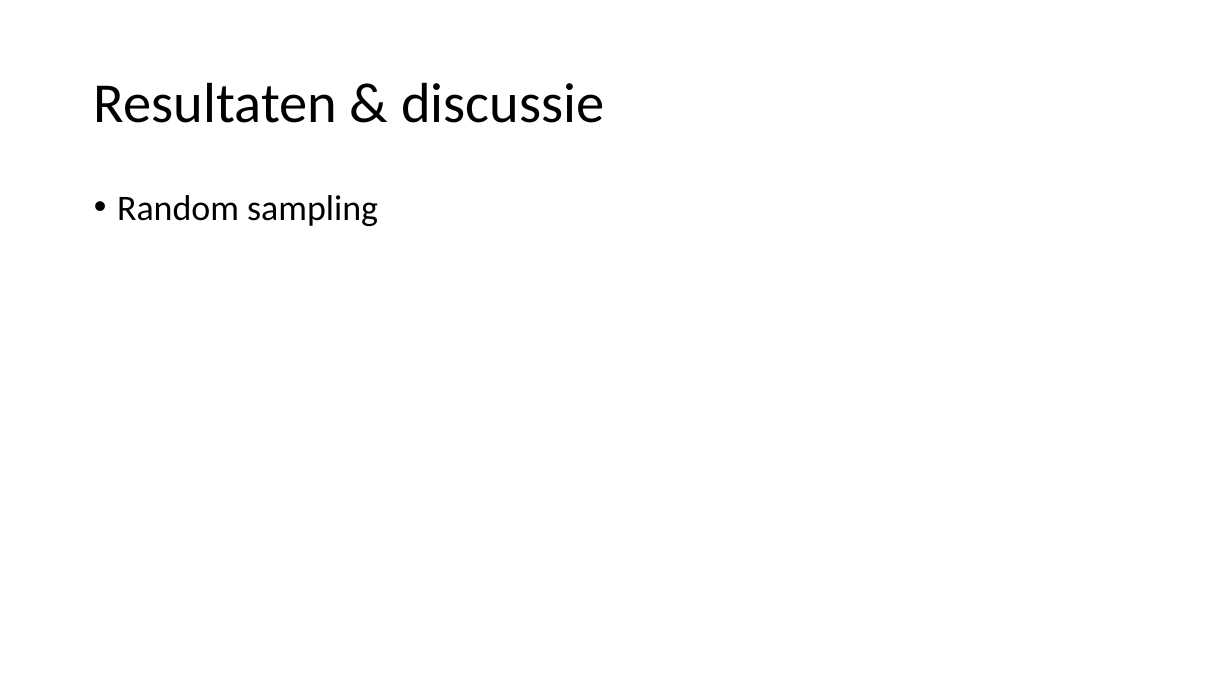
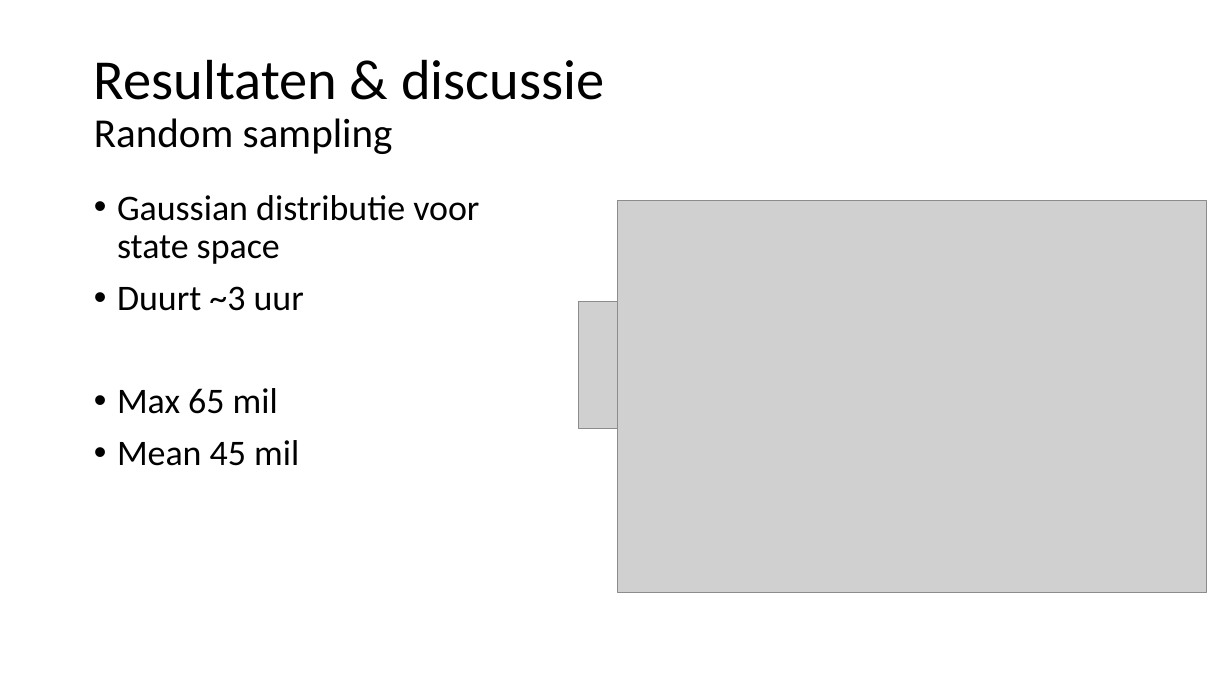
Before and after one commit to TammeThijs/Heuristics, a slide deck: slide 11 of Presentation2.pptx (slide 12 before the commit). Drawn at 1232x693 pixels with LibreOffice and Linux fonts; fonts in the diff are those of the drawing; grey boxes stand for pictures; background and template pictures are left out. Boxes give left, top, right and bottom in pixels: in the first picture for what was removed or moved away, otherwise in the second. Text is boxed around its words. In the diff, an @@ line names an element or a change of style, - is before the commit and + after.

```diff
--- a/Presentation2.pptx
+++ b/Presentation2.pptx
@@ title at [94, 59, 604, 154]: text changed @@
-Resultaten & discussie
+Resultaten & discussie
+Random sampling
@@ text at [117, 195, 479, 466]: text changed @@
-• Random sampling
+• Gaussian distributie voor state space
+• Duurt ~3 uur
+• Max 65 mil
+• Mean 45 mil
@@ picture added at [618, 201, 1207, 592] @@
@@ picture added at [579, 301, 634, 428] @@
```
Also in this commit, not shown: 8 other slides changed, 4 slides added, 2 slides removed, 1 other file.
